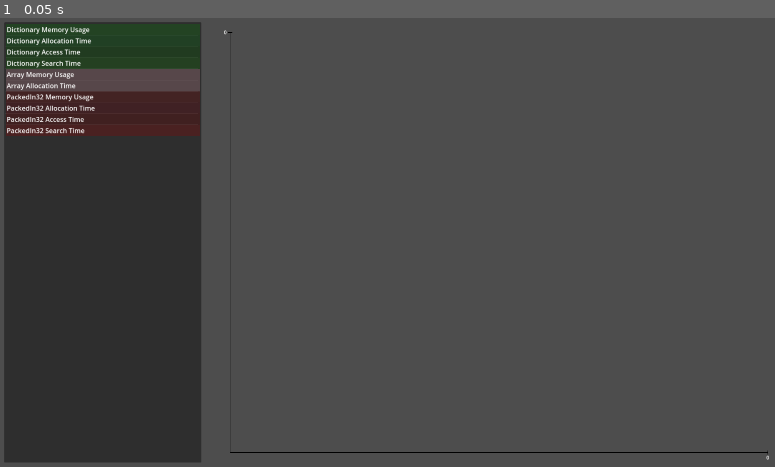
Above: before the commit, frame 1.
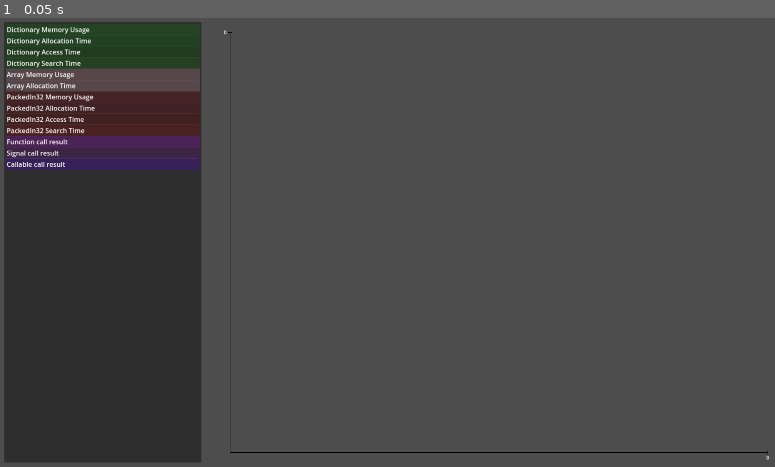
Above: after the commit, the same moment.

Repository: Viele/godot_benchmark
Game: Godot game, scene res://startup.tscn
Two runs of this game, one before a commit and one after it. Both use one fixed random seed, a clock stepped at 60 frames per second and the inputs below.
Inputs:
- Up to frame 1 (0.05 s): no input

The runs differ from the first frame. In frame 1, 1.4% of the frame differs, in the area x 0-26%, y 26-34%.

Commit message:
function tests

Diff:
--- a/benchmark_registry.gd
+++ b/benchmark_registry.gd
@@ -6,4 +6,5 @@
     DictionaryBenchmark,
     ArrayBenchmark,
     PackedInt32Benchmark,
+    FunctionBenchmark,
 ]
--- /dev/null
+++ b/benchmarks/function_benchmark.gd
@@ -0,0 +1,66 @@
+class_name FunctionBenchmark
+extends AbstractBenchmark
+
+## Because run is static, this is the dummy to call functions on
+class _TestClass extends RefCounted:
+
+    signal test_signal
+
+    func _init():
+        test_signal.connect(test_function)
+
+    func test_function():
+        pass
+
+
+const _BASE_COLOR = Color(0.8, 0.2, 1.0)
+
+
+static func run() -> Array[BenchmarkResult]:
+    var results: Array[BenchmarkResult] = []
+
+    var function_call_result := BenchmarkResult.new()
+    function_call_result.name = "Function call result"
+    function_call_result.y_unit = BenchmarkResult.UnitType.TIME
+    function_call_result.color = _BASE_COLOR
+    results.append(function_call_result)
+
+    var signal_result := BenchmarkResult.new()
+    signal_result.name = "Signal call result"
+    signal_result.y_unit = BenchmarkResult.UnitType.TIME
+    signal_result.color = _BASE_COLOR * 0.8
+    results.append(signal_result)
+
+    var callable_result := BenchmarkResult.new()
+    callable_result.name = "Callable call result"
+    callable_result.y_unit = BenchmarkResult.UnitType.TIME
+    callable_result.color = _BASE_COLOR * Color(0.6, 0.8, 1.0)
+    results.append(callable_result)
+
+    var test_object = _TestClass.new()
+
+    var max_calls = 1 << 11
+    var count = 1
+    while count < max_calls:
+        var start_time := Time.get_ticks_usec()
+        for i in range(count):
+            test_object.test_function()
+        var end_time := Time.get_ticks_usec()
+        function_call_result.data.append(Vector2(count, end_time - start_time))
+
+        start_time = Time.get_ticks_usec()
+        for i in range(count):
+            test_object.test_signal.emit()
+        end_time = Time.get_ticks_usec()
+        signal_result.data.append(Vector2(count, end_time - start_time))
+
+        var callable = test_object.test_function
+        start_time = Time.get_ticks_usec()
+        for i in range(count):
+            callable.call()
+        end_time = Time.get_ticks_usec()
+        callable_result.data.append(Vector2(count, end_time - start_time))
+
+        count *= 2
+
+    return results
--- a/benchmarks/packed32_benchmark.gd
+++ b/benchmarks/packed32_benchmark.gd
@@ -8,27 +8,27 @@
 
     var memory_result := BenchmarkResult.new()
     memory_result.name = "PackedIn32 Memory Usage"
-    results.append(memory_result)
     memory_result.y_unit = BenchmarkResult.UnitType.MEMORY
     memory_result.color = _BASE_COLOR * 0.9
+    results.append(memory_result)
 
     var create_time_result := BenchmarkResult.new()
     create_time_result.name = "PackedIn32 Allocation Time"
-    results.append(create_time_result)
     create_time_result.y_unit = BenchmarkResult.UnitType.TIME
     create_time_result.color = _BASE_COLOR * Color(0.8, 0.8, 1)
+    results.append(create_time_result)
 
     var access_time_result := BenchmarkResult.new()
     access_time_result.name = "PackedIn32 Access Time"
-    results.append(access_time_result)
     access_time_result.y_unit = BenchmarkResult.UnitType.TIME
     access_time_result.color = _BASE_COLOR * Color(0.8, 0.7, 0.7)
+    results.append(access_time_result)
 
     var search_time_result := BenchmarkResult.new()
     search_time_result.name = "PackedIn32 Search Time"
-    results.append(search_time_result)
     search_time_result.y_unit = BenchmarkResult.UnitType.TIME
     search_time_result.color = _BASE_COLOR * Color(1, 0.8, 0.8)
+    results.append(search_time_result)
 
     var size = 1
     while size < BenchmarkConstants.MAX_ITERABLE_LENGTH:
--- a/gui/result_graph.gd
+++ b/gui/result_graph.gd
@@ -11,7 +11,7 @@
 
 var _results: Array[BenchmarkResult]
 var _x_mode: ScaleMode = ScaleMode.LOG
-var _y_mode: ScaleMode = ScaleMode.LOG
+var _y_mode: ScaleMode = ScaleMode.LINEAR
 
 
 func _scale_point(p: Vector2) -> Vector2:
